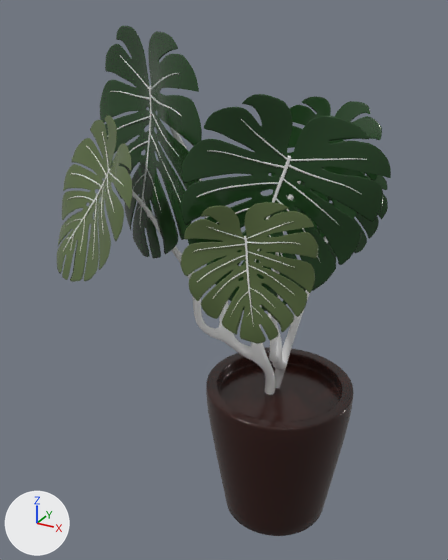
What one commit did to the FBX model AGA309-Maya/scenes/Plant_1.fbx.
The view is the same before and after, from a 50 mm lens placed at (2.48, -1.57, 2.42), pointed at (1.18, 0.8, 1.23). The lights are fixed; the arrows at lower left show +X, +Y and +Z. Where no turn or scale is listed for an object, it has been applied to the vertices.

The first picture shows 'Plant_1'.
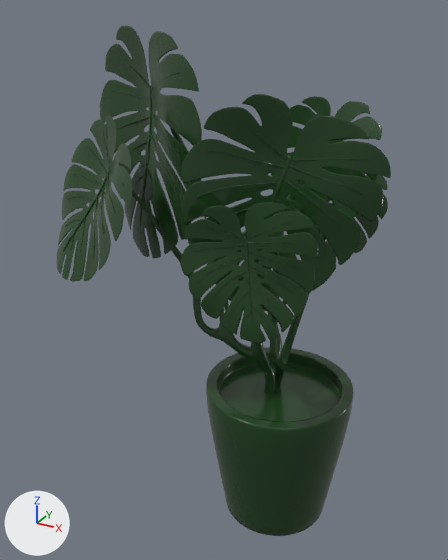
Location of each change, (x1, y1, x2, y2) in pixels of the pictures (448 x 560 px):
part 1 of me_mesh, recoloured
    both: (57, 115, 318, 344)
part 2 of me_mesh, recoloured
    both: (206, 347, 354, 536)
part 3 of me_mesh, recoloured (white to green)
    both: (63, 57, 367, 395)

Edits to the bpy script that builds the scene:
```text
Change me_mesh:
    where me_mesh.from_pydata(...)  # 70616 vertices, 70656 faces; spans x -0.74..0.74, y -0.55..0.55, z -1.17..1.17
    used by ob_plant_1; location = (1.188, 0.777, 1.174)
    me_mesh part 1: all 18576 faces that had it switch from mat_monsterayoung_material (dark green #596a40) to mat_monstera_material (dark green #214420)
    me_mesh part 2: all 920 faces that had it switch from mat_planter_material (dark red #311611) to mat_monstera_material (dark green #214420)
    me_mesh part 3: all 14008 faces that had it switch from mat_plantstem_material (white #e7e7e7) to mat_monstera_material (dark green #214420)
```
